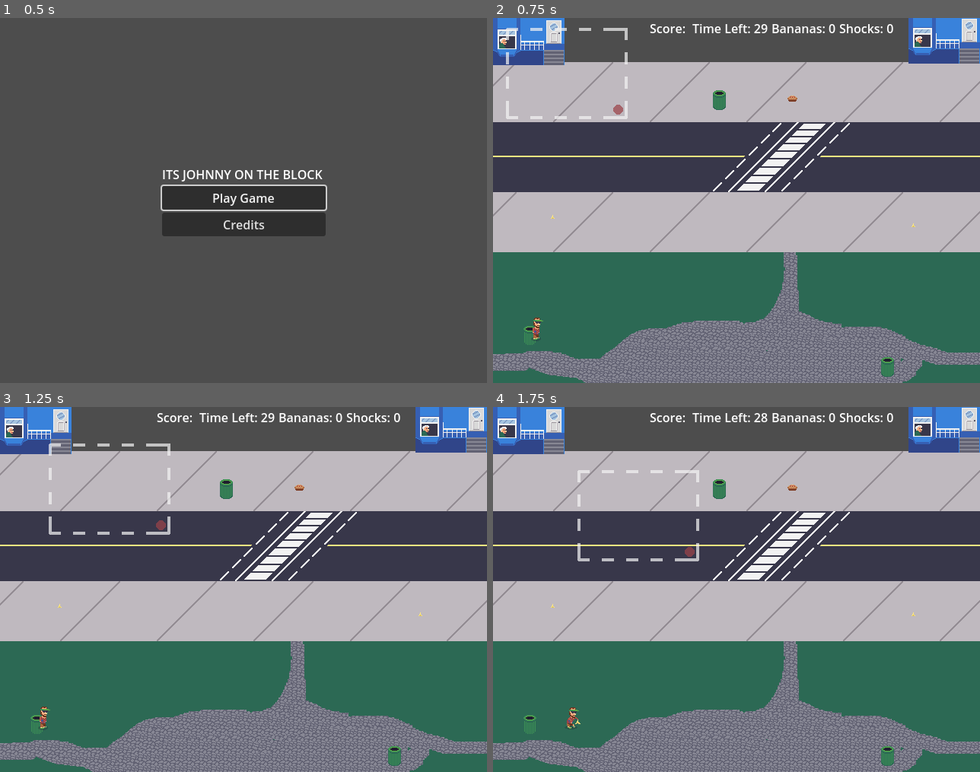
Above: before the commit, frames 1-4 (two rows, left to right).
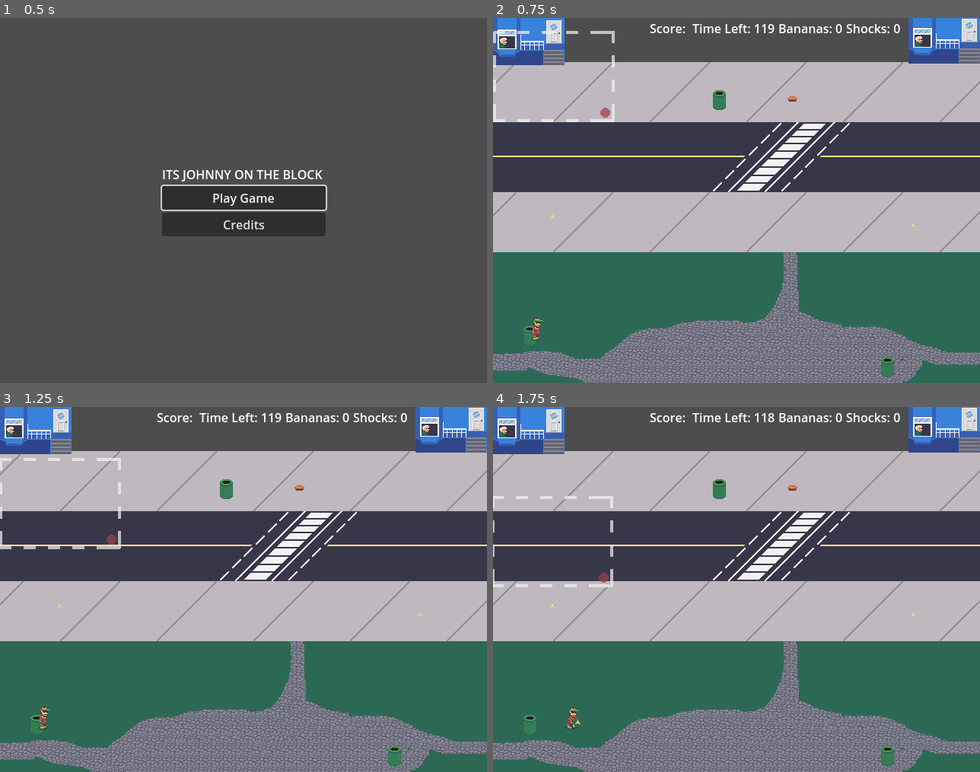
Above: after the commit, the same moments.

Repository: CarsonWebster/Game-of-Gags
Game: Godot game, scene res://Scenes/main_menu.tscn
Same seed, same stepped clock (60 frames per second), same inputs: the game is played once before the commit and once after it.
Inputs:
- Up to frame 1 (0.5 s): no input
- Up to frame 2 (0.75 s): click "Play Game" at 0.5 s
- Up to frame 3 (1.25 s): no input
- Up to frame 4 (1.75 s): hold D (walk_right) from 1.28 s (still down); hold J (attack1) from 1.28 s (still down)

Frame 1 is identical in both runs. In frame 2, 1.3% of the frame differs, in the area x 0-84%, y 1-29%; in frame 3, 1.3%, in the area x 0-84%, y 1-39%; in frame 4, 1.3%.

Commit message:
almost done with camera work

Diff:
--- a/Scenes/MovingCamera.gd
+++ /dev/null
@@ -1,21 +0,0 @@
-extends Area2D
-
-@onready var corrners = $Corrners
-
-# Called when the node enters the scene tree for the first time.
-func _ready():
-	#print(corrners)
-	#print(corrners.get_children())
-	move_camera(corrners.get_children().pick_random().position)
-
-func move_camera(pos: Vector2):
-	#print("Moving camera to: ", pos)
-	var tween = get_tree().create_tween()
-	tween.tween_property($".", "position", pos, 5)
-	#tween.tween_callback($".".move_camera(corrners.get_children().pick_random().position))
-	tween.connect("finished", on_tween_finished)
-
-func on_tween_finished():
-	#print("Tween done!")
-	await get_tree().create_timer(2).timeout
-	move_camera(corrners.get_children().pick_random().position)
--- a/Scenes/NpcStuff/npc.tscn
+++ b/Scenes/NpcStuff/npc.tscn
@@ -1,13 +1,11 @@
 [gd_scene load_steps=6 format=3 uid="uid://b6aeg2h5mgx7h"]
 
-[ext_resource type="Texture2D" uid="uid://w3e8y4542qww" path="res://Assets/Player/Walk 128x64.png" id="1_3oq3f"]
+[ext_resource type="Script" path="res://Scripts/npc.gd" id="1_aoura"]
 
 [sub_resource type="AtlasTexture" id="AtlasTexture_1agtd"]
-atlas = ExtResource("1_3oq3f")
 region = Rect2(0, 0, 64, 64)
 
 [sub_resource type="AtlasTexture" id="AtlasTexture_ng1of"]
-atlas = ExtResource("1_3oq3f")
 region = Rect2(64, 0, 64, 64)
 
 [sub_resource type="SpriteFrames" id="SpriteFrames_iyuh5"]
@@ -28,6 +26,7 @@
 height = 22.0
 
 [node name="Npc" type="Area2D"]
+script = ExtResource("1_aoura")
 
 [node name="AnimatedSprite2D" type="AnimatedSprite2D" parent="."]
 modulate = Color(1, 0, 0, 1)
--- a/Scenes/PathPractice.tscn
+++ b/Scenes/PathPractice.tscn
@@ -1,20 +1,7 @@
-[gd_scene load_steps=6 format=3 uid="uid://ctwx2grj768l1"]
+[gd_scene load_steps=3 format=3 uid="uid://ctwx2grj768l1"]
 
-[ext_resource type="PackedScene" uid="uid://yx8ru4t7xdym" path="res://Scenes/Player.tscn" id="1_hv6et"]
-[ext_resource type="Script" path="res://Scripts/npc_manager.gd" id="2_kp7ra"]
-[ext_resource type="PackedScene" uid="uid://df0saknedwvq1" path="res://Scenes/npc_path.tscn" id="3_gagd5"]
-
-[sub_resource type="Curve2D" id="Curve2D_dv3q6"]
-_data = {
-"points": PackedVector2Array(-133.635, -18.7089, 133.635, 18.7089, -29, 276, -142.544, -1.7818, 142.544, 1.7818, 232, 168, -77.5083, -26.727, 77.5083, 26.727, 501, 348, 0, 0, 0, 0, 696, 367)
-}
-point_count = 4
-
-[sub_resource type="Curve2D" id="Curve2D_jkx1m"]
-_data = {
-"points": PackedVector2Array(-310.924, 48.9995, 310.924, -48.9995, -16, 444, -32.0724, 42.7632, 32.0724, -42.7632, 239, 202, -119.381, -11.5817, 119.381, 11.5817, 677, 158)
-}
-point_count = 3
+[ext_resource type="PackedScene" uid="uid://yx8ru4t7xdym" path="res://Scenes/player.tscn" id="1_hv6et"]
+[ext_resource type="PackedScene" uid="uid://ds3l4cta60sk3" path="res://Scenes/npcs.tscn" id="2_oi8ky"]
 
 [node name="PathPractice" type="Node2D"]
 
@@ -24,31 +11,4 @@
 [node name="Player" parent="." instance=ExtResource("1_hv6et")]
 position = Vector2(275, 286)
 
-[node name="Npcs" type="Node2D" parent="."]
-script = ExtResource("2_kp7ra")
-
-[node name="Paths" type="Node2D" parent="Npcs"]
-
-[node name="Path1" parent="Npcs/Paths" instance=ExtResource("3_gagd5")]
-
-[node name="Path2" parent="Npcs/Paths" instance=ExtResource("3_gagd5")]
-curve = SubResource("Curve2D_dv3q6")
-
-[node name="PathFollow2D" parent="Npcs/Paths/Path2" index="0"]
-position = Vector2(-29, 276)
-
-[node name="Path3" parent="Npcs/Paths" instance=ExtResource("3_gagd5")]
-curve = SubResource("Curve2D_jkx1m")
-
-[node name="PathFollow2D" parent="Npcs/Paths/Path3" index="0"]
-position = Vector2(-16, 444)
-
-[node name="NpcTimer" type="Timer" parent="Npcs"]
-
-[connection signal="finished_walk" from="Npcs/Paths/Path1/PathFollow2D" to="Npcs" method="_on_path_follow_2d_finished_walk"]
-[connection signal="finished_walk" from="Npcs/Paths/Path2/PathFollow2D" to="Npcs" method="_on_path_follow_2d_finished_walk"]
-[connection signal="finished_walk" from="Npcs/Paths/Path3/PathFollow2D" to="Npcs" method="_on_path_follow_2d_finished_walk"]
-
-[editable path="Npcs/Paths/Path1"]
-[editable path="Npcs/Paths/Path2"]
-[editable path="Npcs/Paths/Path3"]
+[node name="Npcs" parent="." instance=ExtResource("2_oi8ky")]
--- a/Scenes/npc_path.tscn
+++ b/Scenes/npc_path.tscn
@@ -1,7 +1,8 @@
-[gd_scene load_steps=4 format=3 uid="uid://df0saknedwvq1"]
+[gd_scene load_steps=5 format=3 uid="uid://df0saknedwvq1"]
 
 [ext_resource type="Script" path="res://Scripts/NpcPath.gd" id="1_kts5c"]
 [ext_resource type="PackedScene" uid="uid://b6aeg2h5mgx7h" path="res://Scenes/NpcStuff/npc.tscn" id="2_53nd6"]
+[ext_resource type="Script" path="res://Scripts/npc.gd" id="3_6i8sd"]
 
 [sub_resource type="Curve2D" id="Curve2D_d1nfx"]
 _data = {
@@ -20,3 +21,4 @@
 script = ExtResource("1_kts5c")
 
 [node name="Npc" parent="PathFollow2D" instance=ExtResource("2_53nd6")]
+script = ExtResource("3_6i8sd")
--- /dev/null
+++ b/Scenes/npcs.tscn
@@ -0,0 +1,57 @@
+[gd_scene load_steps=5 format=3 uid="uid://ds3l4cta60sk3"]
+
+[ext_resource type="Script" path="res://Scripts/npc_manager.gd" id="1_61eft"]
+[ext_resource type="PackedScene" uid="uid://df0saknedwvq1" path="res://Scenes/npc_path.tscn" id="2_ncspy"]
+
+[sub_resource type="Curve2D" id="Curve2D_dv3q6"]
+_data = {
+"points": PackedVector2Array(-133.635, -18.7089, 133.635, 18.7089, -29, 276, -142.544, -1.7818, 142.544, 1.7818, 232, 168, -77.5083, -26.727, 77.5083, 26.727, 501, 348, 0, 0, 0, 0, 696, 367)
+}
+point_count = 4
+
+[sub_resource type="Curve2D" id="Curve2D_jkx1m"]
+_data = {
+"points": PackedVector2Array(-310.924, 48.9995, 310.924, -48.9995, -16, 444, -32.0724, 42.7632, 32.0724, -42.7632, 239, 202, -119.381, -11.5817, 119.381, 11.5817, 677, 158)
+}
+point_count = 3
+
+[node name="Npcs" type="Node2D"]
+script = ExtResource("1_61eft")
+
+[node name="Paths" type="Node2D" parent="."]
+
+[node name="Path1" parent="Paths" instance=ExtResource("2_ncspy")]
+
+[node name="_Timer_31462" type="Timer" parent="Paths/Path1/PathFollow2D" index="1"]
+wait_time = 0.2
+one_shot = true
+
+[node name="Path2" parent="Paths" instance=ExtResource("2_ncspy")]
+curve = SubResource("Curve2D_dv3q6")
+
+[node name="PathFollow2D" parent="Paths/Path2" index="0"]
+position = Vector2(-29, 276)
+
+[node name="_Timer_31463" type="Timer" parent="Paths/Path2/PathFollow2D" index="1"]
+wait_time = 0.2
+one_shot = true
+
+[node name="Path3" parent="Paths" instance=ExtResource("2_ncspy")]
+curve = SubResource("Curve2D_jkx1m")
+
+[node name="PathFollow2D" parent="Paths/Path3" index="0"]
+position = Vector2(-16, 444)
+
+[node name="_Timer_31464" type="Timer" parent="Paths/Path3/PathFollow2D" index="1"]
+wait_time = 0.2
+one_shot = true
+
+[node name="NpcTimer" type="Timer" parent="."]
+
+[connection signal="finished_walk" from="Paths/Path1/PathFollow2D" to="." method="_on_path_follow_2d_finished_walk"]
+[connection signal="finished_walk" from="Paths/Path2/PathFollow2D" to="." method="_on_path_follow_2d_finished_walk"]
+[connection signal="finished_walk" from="Paths/Path3/PathFollow2D" to="." method="_on_path_follow_2d_finished_walk"]
+
+[editable path="Paths/Path1"]
+[editable path="Paths/Path2"]
+[editable path="Paths/Path3"]
--- a/Scenes/victim.tscn
+++ b/Scenes/victim.tscn
@@ -1,6 +1,4 @@
-
 [gd_scene load_steps=15 format=3 uid="uid://dvb3olf4lg2tn"]
-
 
 [ext_resource type="Script" path="res://Scripts/victim.gd" id="1_gpr15"]
 [ext_resource type="Texture2D" uid="uid://cyk0dvokhqhg6" path="res://Assets/skyler/sklyer-stand.png" id="2_npnw7"]
--- a/Scenes/world.tscn
+++ b/Scenes/world.tscn
@@ -1,23 +1,43 @@
-[gd_scene load_steps=17 format=3 uid="uid://crir22q4u68vv"]
+[gd_scene load_steps=22 format=3 uid="uid://crir22q4u68vv"]
 
 [ext_resource type="Script" path="res://Scripts/world.gd" id="1_qxqoa"]
-[ext_resource type="PackedScene" uid="uid://yx8ru4t7xdym" path="res://Scenes/player.tscn" id="1_xncld"]
+[ext_resource type="PackedScene" uid="uid://yx8ru4t7xdym" path="res://Scenes/Player.tscn" id="1_xncld"]
 [ext_resource type="Texture2D" uid="uid://dywb4ubvd37xh" path="res://Assets/Enviroment/background-test-1.png" id="2_mgf81"]
 [ext_resource type="Script" path="res://Scripts/VictimSpawner.gd" id="5_jkvxr"]
 [ext_resource type="PackedScene" uid="uid://dvb3olf4lg2tn" path="res://Scenes/victim.tscn" id="6_3uc5o"]
-[ext_resource type="Script" path="res://Scenes/MovingCamera.gd" id="7_al342"]
+[ext_resource type="Script" path="res://Scripts/MovingCamera.gd" id="7_al342"]
 [ext_resource type="Texture2D" uid="uid://ces4q01pcjd34" path="res://Assets/Enviroment/frame.png" id="7_m01t3"]
-[ext_resource type="PackedScene" uid="uid://b1mmlpyqvrekr" path="res://Scenes/pause_menu.tscn" id="8_t6m8a"]
-[ext_resource type="PackedScene" uid="uid://47n6gpt83kqu" path="res://Scenes/hud.tscn" id="9_h3ay0"]
+[ext_resource type="Script" path="res://Scripts/ConstantFollow.gd" id="7_xyc5e"]
+[ext_resource type="PackedScene" path="res://Scenes/pause_menu.tscn" id="8_t6m8a"]
+[ext_resource type="PackedScene" path="res://Scenes/hud.tscn" id="9_h3ay0"]
 [ext_resource type="AudioStream" uid="uid://3310wmtmuyao" path="res://Assets/Audio/Music/main theme v3.mp3" id="10_r40jk"]
-[ext_resource type="PackedScene" uid="uid://cyc4hedeuv0r4" path="res://Scenes/player_stat_handler.tscn" id="11_7wet5"]
+[ext_resource type="PackedScene" path="res://Scenes/player_stat_handler.tscn" id="11_7wet5"]
 [ext_resource type="Script" path="res://Scripts/collectable_manager.gd" id="11_tre3e"]
-[ext_resource type="PackedScene" uid="uid://bnal8nekjndlv" path="res://Scenes/base_collectable.tscn" id="12_gwpac"]
+[ext_resource type="PackedScene" path="res://Scenes/base_collectable.tscn" id="12_gwpac"]
 [ext_resource type="Resource" uid="uid://d1tmido2akgd6" path="res://Scenes/Resources/Banana.tres" id="13_5kq1h"]
 [ext_resource type="Resource" uid="uid://5wjdm2scraa5" path="res://Scenes/Resources/Pie.tres" id="14_ibhk1"]
+[ext_resource type="PackedScene" uid="uid://ds3l4cta60sk3" path="res://Scenes/npcs.tscn" id="17_iq22f"]
 
 [sub_resource type="RectangleShape2D" id="RectangleShape2D_qvhpi"]
 size = Vector2(151, 111)
+
+[sub_resource type="Curve2D" id="Curve2D_36x2l"]
+_data = {
+"points": PackedVector2Array(-2.10826, 85.4344, 2.10826, -85.4344, -13, 188, -54.1905, 0.243172, 54.1905, -0.243172, 124, 33, -109.759, 3.35143, 109.759, -3.35143, 370, 317, 3.5946, 55.3797, -3.5946, -55.3797, 488, 155, 90.9197, -1.18921, -90.9197, 1.18921, 366, 24, 56.434, -8.54064, -56.434, 8.54064, 126, 326, -0.567621, 61.4344, 0.567621, -61.4344, -13, 190)
+}
+point_count = 7
+
+[sub_resource type="Curve2D" id="Curve2D_lmjam"]
+_data = {
+"points": PackedVector2Array(-40.5866, 20.7652, 40.5866, -20.7652, -9, 20, -25.4846, -32.0917, 25.4846, 32.0917, 496, 12, 36.8111, -8.49487, -36.8111, 8.49487, 492, 333, 37.755, 28.3162, -37.755, -28.3162, -7, 336, -27.3724, -4.71937, 27.3724, 4.71937, -8, 19)
+}
+point_count = 5
+
+[sub_resource type="Curve2D" id="Curve2D_wgho6"]
+_data = {
+"points": PackedVector2Array(17.9336, 60.408, -17.9336, -60.408, 99, 308, -44.3621, -0.943874, 44.3621, 0.943874, 212, 25, 32.0917, -60.408, -32.0917, 60.408, 345, 281, 13.2142, 46.2498, -13.2142, -46.2498, 101, 310)
+}
+point_count = 4
 
 [node name="World" type="Node2D"]
 script = ExtResource("1_qxqoa")
@@ -55,9 +75,10 @@
 
 [node name="Timer" type="Timer" parent="VictimSpawner"]
 
-[node name="MovingCamera" type="Area2D" parent="."]
+[node name="MovingCamera" type="Area2D" parent="." node_paths=PackedStringArray("cam_paths")]
 position = Vector2(81, 60)
 script = ExtResource("7_al342")
+cam_paths = [NodePath("CamPaths/CamPath1/PathFollow2D"), NodePath("CamPaths/CamPath2/PathFollow2D"), NodePath("CamPaths/CamPath3/PathFollow2D")]
 
 [node name="Sprite2D" type="Sprite2D" parent="MovingCamera"]
 texture = ExtResource("7_m01t3")
@@ -65,6 +86,14 @@
 [node name="CollisionShape2D" type="CollisionShape2D" parent="MovingCamera"]
 position = Vector2(-0.5, 0.5)
 shape = SubResource("RectangleShape2D_qvhpi")
+
+[node name="OffsetTimer" type="Timer" parent="MovingCamera"]
+wait_time = 0.5
+autostart = true
+
+[node name="StateTimer" type="Timer" parent="MovingCamera"]
+wait_time = 15.0
+autostart = true
 
 [node name="Corrners" type="Node2D" parent="MovingCamera"]
 
@@ -80,6 +109,33 @@
 [node name="Marker2D4" type="Marker2D" parent="MovingCamera/Corrners"]
 position = Vector2(74, 413)
 
+[node name="CamPaths" type="Node2D" parent="MovingCamera"]
+
+[node name="CamPath1" type="Path2D" parent="MovingCamera/CamPaths"]
+position = Vector2(0, 3)
+curve = SubResource("Curve2D_36x2l")
+
+[node name="PathFollow2D" type="PathFollow2D" parent="MovingCamera/CamPaths/CamPath1"]
+position = Vector2(-13, 188)
+rotates = false
+script = ExtResource("7_xyc5e")
+
+[node name="CamPath2" type="Path2D" parent="MovingCamera/CamPaths"]
+curve = SubResource("Curve2D_lmjam")
+
+[node name="PathFollow2D" type="PathFollow2D" parent="MovingCamera/CamPaths/CamPath2"]
+position = Vector2(-9, 20)
+rotates = false
+script = ExtResource("7_xyc5e")
+
+[node name="CamPath3" type="Path2D" parent="MovingCamera/CamPaths"]
+curve = SubResource("Curve2D_wgho6")
+
+[node name="PathFollow2D" type="PathFollow2D" parent="MovingCamera/CamPaths/CamPath3"]
+position = Vector2(99, 308)
+rotates = false
+script = ExtResource("7_xyc5e")
+
 [node name="ui_container" type="CanvasLayer" parent="."]
 
 [node name="PauseMenu" parent="ui_container" instance=ExtResource("8_t6m8a")]
@@ -93,7 +149,7 @@
 [node name="HUD" parent="ui_container" instance=ExtResource("9_h3ay0")]
 
 [node name="GameTimer" type="Timer" parent="."]
-wait_time = 30.0
+wait_time = 120.0
 autostart = true
 
 [node name="GameMusic" type="AudioStreamPlayer2D" parent="."]
@@ -123,5 +179,9 @@
 position = Vector2(553, 273)
 collectable_resource = ExtResource("13_5kq1h")
 
+[node name="Npcs" parent="." instance=ExtResource("17_iq22f")]
+
 [connection signal="timeout" from="VictimSpawner/Timer" to="VictimSpawner" method="_on_timer_timeout"]
+[connection signal="timeout" from="MovingCamera/OffsetTimer" to="MovingCamera" method="_on_offset_timer_timeout"]
+[connection signal="timeout" from="MovingCamera/StateTimer" to="MovingCamera" method="_on_state_timer_timeout"]
 [connection signal="timeout" from="GameTimer" to="." method="_on_game_timer_timeout"]
--- /dev/null
+++ b/Scripts/ConstantFollow.gd
@@ -0,0 +1,12 @@
+class_name ConstantFollow
+extends PathFollow2D
+
+@export var speed: float
+
+# Called when the node enters the scene tree for the first time.
+func _ready():
+	pass # Replace with function body.
+
+# Called every frame. 'delta' is the elapsed time since the previous frame.
+func _process(delta):
+	progress += delta * speed
--- /dev/null
+++ b/Scripts/MovingCamera.gd
@@ -0,0 +1,62 @@
+extends Area2D
+
+@onready var corrners = $Corrners
+@onready var offset_timer = $OffsetTimer
+@export var cam_paths: Array[PathFollow2D]
+const move_to_speed = 100.0
+const hover_speed = 50.0
+
+enum State {
+	GO_TO_POSITION,
+	HOVER_ON_POSITION,
+	GO_TO_PATH,
+	HOVER_ON_PATH,
+	GO_TO_NPC,
+	HOVER_ON_NPC,
+}
+
+var current_state: State = State.GO_TO_POSITION
+var target: Node #either a point, an npc, or a PathFollow2D
+var offset: Vector2
+var rng = RandomNumberGenerator.new()
+
+# Called when the node enters the scene tree for the first time.
+func _ready():
+	choose_new_target()
+
+func _process(delta):
+	if [State.GO_TO_POSITION, State.GO_TO_PATH, State.GO_TO_NPC].has(current_state):
+		position = position.move_toward(target.position, delta * move_to_speed)
+		if position == target.position:
+			choose_next_state()
+	elif [State.HOVER_ON_POSITION, State.HOVER_ON_NPC, State.HOVER_ON_PATH].has(current_state):
+		#print(target)
+		position = position.move_toward(target.position + offset, delta * hover_speed)
+
+func randomize_offset():
+	offset = Vector2(rng.randf_range(-1.0, 1.0), rng.randf_range(-1.0, 1.0))
+
+func choose_next_state():
+	if current_state == State.GO_TO_NPC:
+		current_state = State.HOVER_ON_NPC
+	elif current_state == State.GO_TO_POSITION:
+		current_state = State.HOVER_ON_POSITION
+	elif current_state == State.GO_TO_PATH:
+		current_state = State.HOVER_ON_PATH
+	else:
+		current_state = [State.GO_TO_POSITION, State.GO_TO_PATH, State.GO_TO_NPC].pick_random()
+		choose_new_target()
+
+func choose_new_target():
+	if current_state == State.GO_TO_NPC:
+		target = get_tree().get_nodes_in_group("active_npcs").pick_random()
+	elif current_state == State.GO_TO_PATH:
+		target = cam_paths.pick_random()
+	elif current_state == State.GO_TO_POSITION:
+		target = corrners.get_children().pick_random()
+
+func _on_offset_timer_timeout():
+	randomize_offset()
+
+func _on_state_timer_timeout():
+	choose_next_state()
--- a/Scripts/NpcPath.gd
+++ b/Scripts/NpcPath.gd
@@ -2,6 +2,7 @@
 extends PathFollow2D
 
 signal finished_walk(this)
+var walker: Npc
 
 @export var pixel_speed = 40.0
 var in_use = false
@@ -10,6 +11,7 @@
 func _ready():
 	loop = false
 	rotates = false
+	walker = get_child(0)
 
 #if the path is in use, we walk along the path. If we finish our walk, throw a signal
 func _physics_process(delta):
@@ -21,6 +23,9 @@
 
 func set_in_use(b: bool):
 	in_use = b
+	if progress == 0.0:
+		walker.add_to_group("active_npcs")
 
 func reset():
-	progress = 0
+	progress = 0.0
+	walker.remove_from_group("active_npcs")
--- a/Scripts/npc.gd
+++ b/Scripts/npc.gd
@@ -1,3 +1,4 @@
+class_name Npc
 extends Area2D
 
 const SPEED = 40.0
